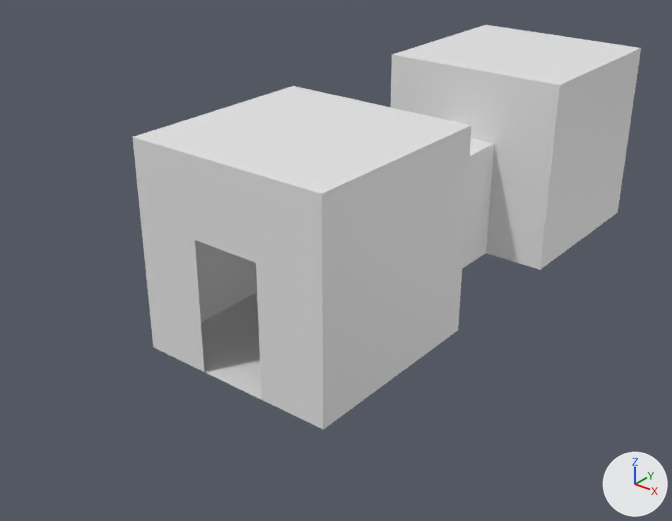
Two versions of the glTF model src/models/lavanderia.glb, one commit apart.
One viewpoint serves both versions: a camera (50 mm lens) standing at (48.6, -56.6, 37.1) and looking at (-4.7, 10.0, -4.2). The axes (+X, +Y, +Z) are drawn at lower right. The lights are the same throughout. Where no turn or scale is listed for an object, it has been applied to the vertices. Vertices at the same position are counted once.

Script lines for the objects in view, before the commit:
```python
me_cube = bpy.data.meshes.new('Cube')
me_cube.from_pydata(...)  # 32 vertices, 56 faces; spans x -10.0..10.0, y -10.0..46.4, z -7.0..13.0
# before: 16 (-3.4, -10.0, -7.0) at pixel (204, 372), 17 (-3.4, -10.0, 5.6) at pixel (194, 240), 18 (3.4, -10.0, 5.6) at pixel (255, 262), 19 (3.4, -10.0, -7.0) at pixel (261, 399)
ob_cube = bpy.data.objects.new('Cube', me_cube)
ob_cube.location = (0.0, 0.0, 0.0)
```
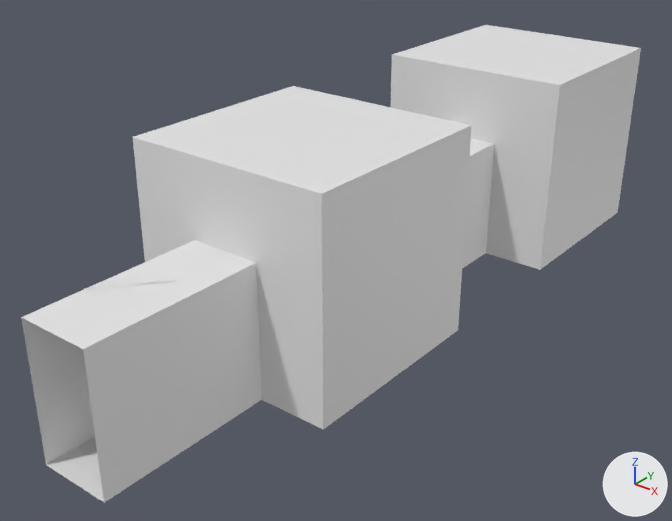
Where the newer file only moved an object's origin or applied its transform, the numbers keep the older frame.

Pixel boxes [x1, y1, x2, y2] of what changed, in the pictures (672 x 521 px):
```json
{"object": "Cube", "change": "reshaped", "before": [133, 25, 641, 429], "after": [21, 25, 641, 503], "on screen": "22% wider, 18% taller"}
{"object": "Door-1", "change": "added", "after": [83, 280, 177, 291]}
{"part": 1, "of": "me_cube", "change": "added", "after": [21, 240, 262, 503]}
```

Scene script edits in JSON lines:
```json
{"block": "me_cube", "where": "me_cube.from_pydata(...)  # 32 vertices, 56 faces; spans x -10.0..10.0, y -10.0..46.4, z -7.0..13.0"}
{"block": "me_cube", "where": "# used by ob_cube; location = (0.0, 0.0, 0.0)"}
{"block": "me_cube", "where": "# verts and faces of me_cube; kept vertices keep their numbers, new ones are numbered from 32"}
{"block": "me_cube", "change": "me_cube part 1"}
{"op": "add", "block": "me_cube", "code": "for new, old in zip([*range(32, 36)], [*range(16, 20)]): verts[new] = verts[old] + (0.0, -16.4, 0.0)"}
{"op": "add", "block": "me_cube", "code": "faces += [(18, 35, 34), (18, 19, 35), (19, 32, 35), (16, 32, 19), (16, 33, 32), (16, 17, 33)]"}
{"op": "add", "block": "me_cube", "code": "faces += [(17, 34, 33), (17, 18, 34)]"}
{"op": "add", "block": "me_cube_003", "code": ["me_cube_003 = bpy.data.meshes.new('Cube.003')", "me_cube_003.from_pydata(...)  # 176 vertices, 344 faces; spans x -0.14..4.45, y -0.12..5.33, z -6.24..6.4"]}
{"op": "add", "block": "ob_door_1", "code": ["ob_door_1 = bpy.data.objects.new('Door-1', me_cube_003)", "ob_door_1.location = (-3.4, -21.1, -0.8)"]}
```
